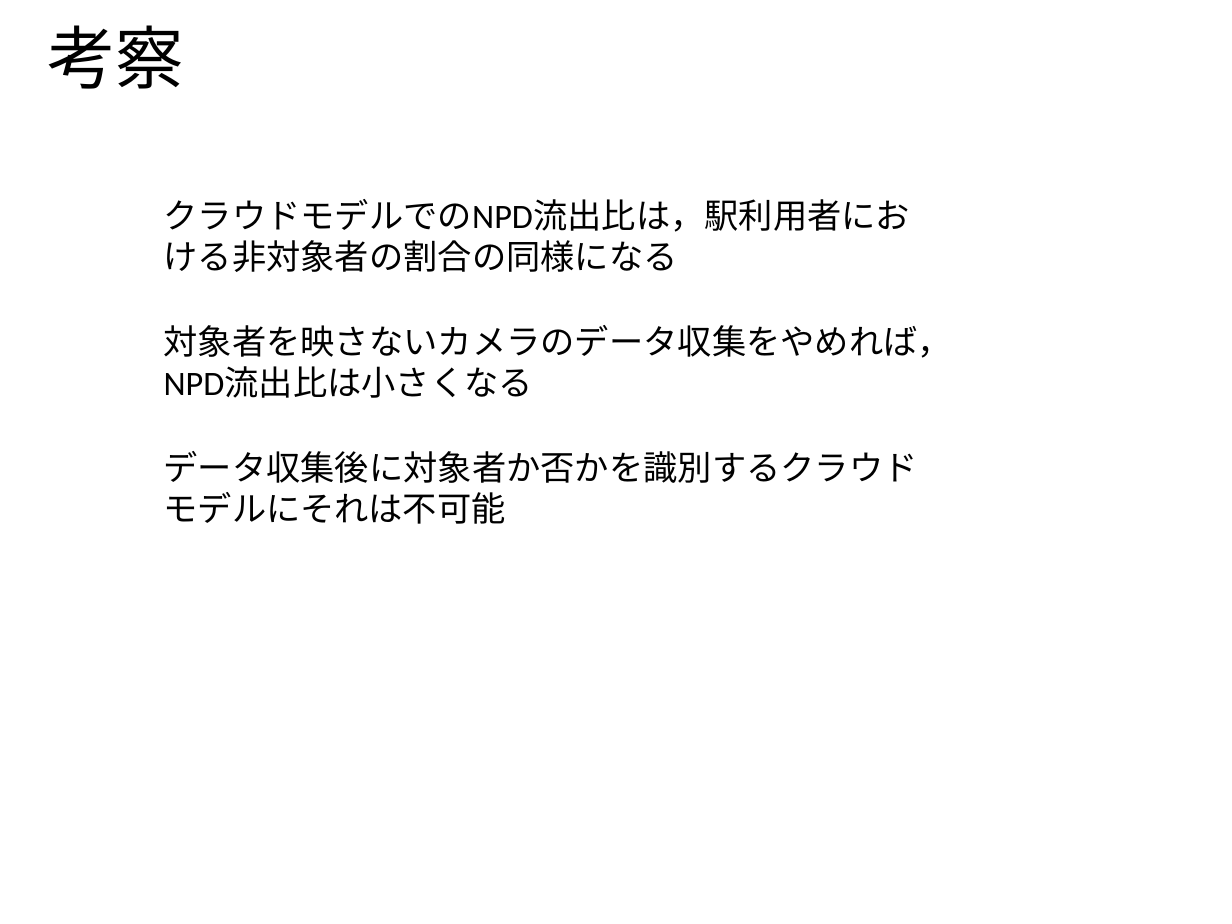
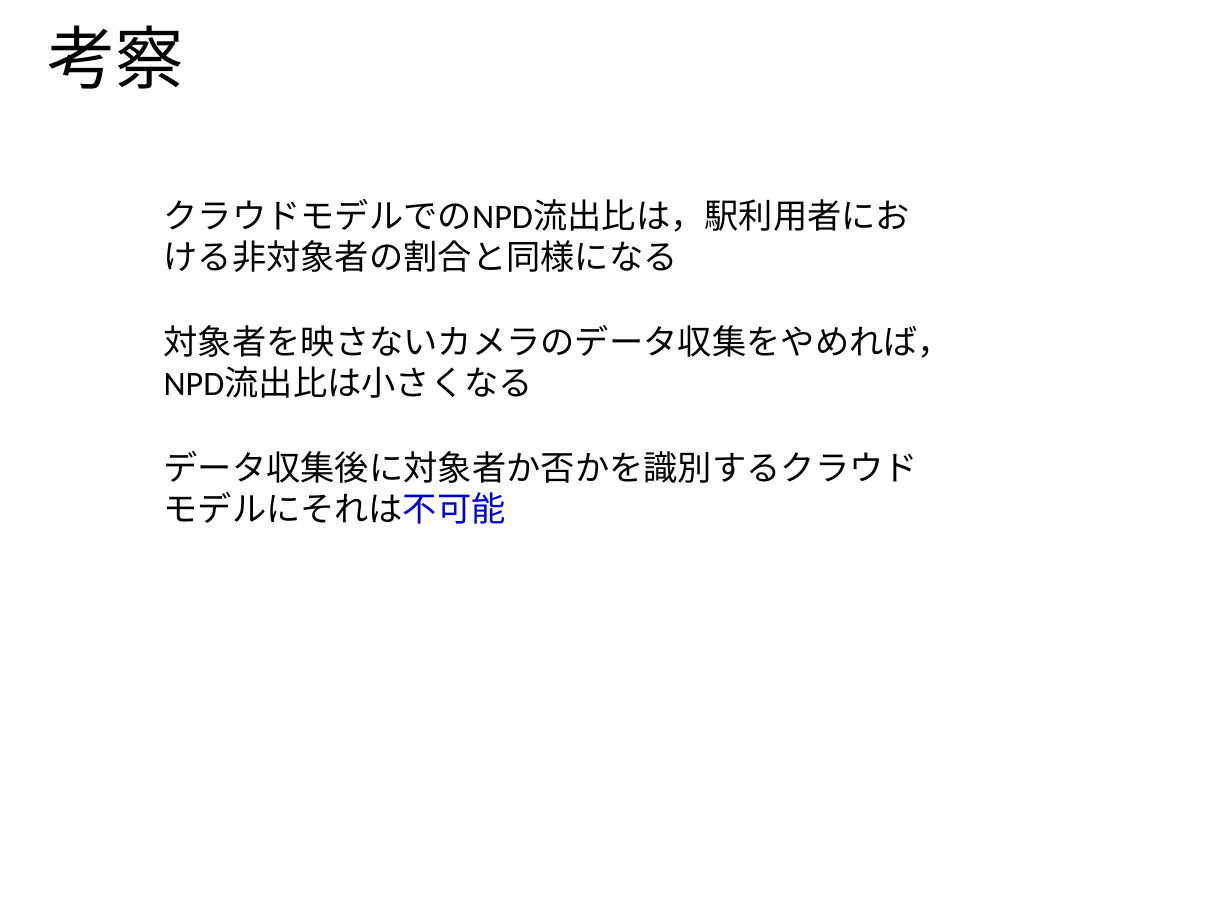
Before and after one commit to ao-megane/LplcOpenDataConverter, a slide deck: slide 29 of LplcOpenDataConverter/LplcOpenDataConverter/プレゼン/多地点カメラを用いた見守りサービスにおける第三者のプライバシデータ流出比の定量評価.pptx (slide 18 before the commit). Drawn at 1232x924 pixels with LibreOffice and Linux fonts; fonts in the diff are those of the drawing; background and template pictures are left out. Boxes give left, top, right and bottom in pixels: in the first picture for what was removed or moved away, otherwise in the second. Text is boxed around its words. In the diff, an @@ line names an element or a change of style, - is before the commit and + after.

```diff
--- a/LplcOpenDataConverter/LplcOpenDataConverter/プレゼン/多地点カメラを用いた見守りサービスにおける第三者のプライバシデータ流出比の定量評価.pptx
+++ b/LplcOpenDataConverter/LplcOpenDataConverter/プレゼン/多地点カメラを用いた見守りサービスにおける第三者のプライバシデータ流出比の定量評価.pptx
@@ text at [164,199,911,272]: text changed @@
-クラウドモデルでのNPD流出比は，駅利用者における非対象者の割合の同様になる
+クラウドモデルでのNPD流出比は，駅利用者における非対象者の割合と同様になる
@@ text "データ収集後に対象者か否かを識別するクラウドモデルにそれは不可能" at [164,451,918,524]: text colour #000000 to #0000CC in "データ収集後に対象者か否かを識別するクラウドモデルにそれは不可能" @@
```
Also in this commit, not shown: 18 other slides changed, 14 slides added, 2 other files.
